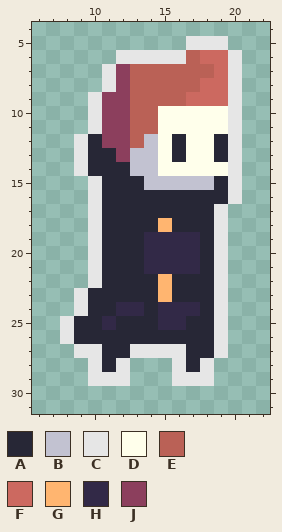
Two versions of one pixel-art sprite, Assets/Resources/Sprites/Player/jump/player-jump-1.png. Above: the version before the commit.
The file is 33x32 pixels. Shown: x 6..22, y 4..31.
Palette (. is transparent): A #272736  B #c2c2d1  C #e6e6e6  D #ffffeb  E #ba6156  F #cc6960  G #ffb570  H #322947  J #8c3f5d
Pixels before, first column x 8:
 5 .........CCC.
 6 ....CCCCCEFFC
 7 ...CJEEEEEEFC
 8 ...CJEEEEEFFC
 9 ..CJJEEEEFFFC
10 ..CJJEEDDDDDC
11 ..CJJEEDDDDDC
12 .CAJJEBDADDAC
13 .CAAJBBDADDAC
14 .CAAABBDDDDDC
15 ..CAAABBBBBAC
16 ..CAAAAAAAAAC
17 ..CAAAAAAAAC.
18 ..CAAAAGAAAC.
19 ..CAAAHHHHAC.
20 ..CAAAHHHHAC.
21 ..CAAAHHHHAC.
22 ..CAAAAGAAAC.
23 .CAAAAAGAAAC.
24 .CAAHHAHHHAC.
25 CAAHAAAHHAAC.
26 CAAAAAAAAAAC.
27 .CCAACCCCAAC.
28 ..CAC...CAC..
29 ..CCC...CCC..
After the commit:
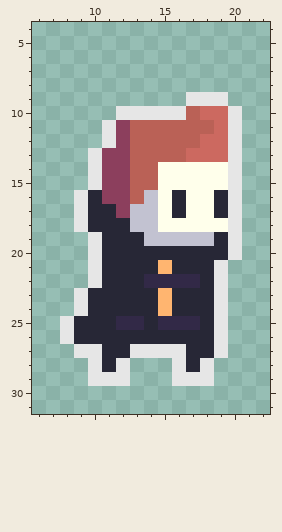
Diff:
The edit turns colour C into colour A in row 16 at x 10; in row 17 at x 10 and 19; in row 18 at x 10; in rows 19 to 20 at x 19.
The edit turns colour H into colour A in row 20 at x 14 to 17; in row 21 at x 14 and 16 to 17; in row 24 at x 12 to 13 and 16 to 17; in row 25 at x 11.
The edit turns colour A into colour B in row 16 at x 14; in rows 17 to 18 at x 13 to 14; in row 19 at x 18.
The edit turns colour H into colour B in row 19 at x 14 to 17.
There is now colour C in row 16 at x 9; in rows 17 to 18 at x 9 and 20; in rows 19 to 20 at x 20.
The edit turns colour A into colour C in rows 13 to 14 at x 10.
The edit turns colour D into colour C in row 10 at x 15 to 16.
The edit turns colour E into colour C in row 10 at x 13 to 14.
The edit turns colour F into colour C in row 9 at x 17 to 19.
The edit turns colour J into colour C in row 10 at x 12; in rows 11 to 12 at x 11.
The edit turns colour A into colour D in row 15 at x 19; in rows 16 to 17 at x 15 and 17 to 18; in row 18 at x 16 to 18.
The edit turns colour B into colour D in row 15 at x 15 to 18.
The edit turns colour C into colour D in row 18 at x 19.
The edit turns colour G into colour D in row 18 at x 15.
The edit turns colour A into colour E in rows 12 to 13 at x 16; in rows 15 to 16 at x 13.
The edit turns colour B into colour E in row 12 at x 14; in rows 13 to 14 at x 13 to 14; in row 15 at x 14.
The edit turns colour D into colour E in row 10 at x 17; in row 11 at x 15 to 18; in row 12 at x 15 and 17; in row 13 at x 15.
The edit turns colour A into colour F in rows 12 to 13 at x 19.
The edit turns colour D into colour F in row 10 at x 18 to 19; in row 11 at x 19; in row 12 at x 18; in row 13 at x 17 to 18.
The edit turns colour H into colour G in row 21 at x 15; in row 24 at x 15.
The edit turns colour A into colour H in row 22 at x 14 and 16 to 17; in row 25 at x 12 to 13 and 17.
The edit turns colour G into colour H in row 22 at x 15.
The edit turns colour A into colour J in row 13 at x 11; in rows 14 to 16 at x 11 to 12; in row 17 at x 12.
The author cleared colour A in row 12 at x 10.
The author cleared colour C in row 5 at x 17 to 19; in row 6 at x 12 to 16 and 20; in rows 7 to 8 at x 11 and 20; in row 9 at x 10 and 20; in rows 10 to 11 at x 10; in rows 12 to 14 at x 9.
The author cleared colour E in row 6 at x 17; in row 7 at x 13 to 18; in row 8 at x 13 to 17; in row 9 at x 13 to 16.
The author cleared colour F in row 6 at x 18 to 19; in row 7 at x 19; in row 8 at x 18 to 19.
The author cleared colour J in rows 7 to 8 at x 12; in row 9 at x 11 to 12; in row 10 at x 11.
Where, in picture pixels (left, top, right, bottom), the same in both pictures:
changed: (74, 36, 242, 330)
